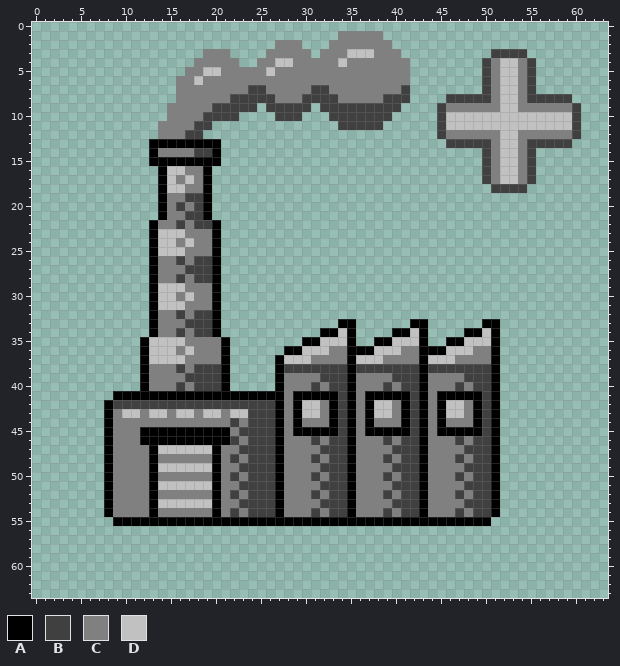
Pixel-art sprite -- Shared/update_entity_icon.png. This is how it looked before the edit.
The file is 64x64 pixels.
Palette (. is transparent): A #000000  B #404040  C #808080  D #c1c1c1
Pixels before (only the part around the change), first column x 4:
 0 ............................................................
 1 ..............................CCCCC.........................
 2 .......................CCC...CCCCCCC........................
 3 ...............CCC....CCCCC.CCCDDDCCC..........BBBB.........
 4 ..............CCCCC..CCDDCCCCCDCCCCCCC........BCDDCB........
 5 .............CCDDCCCCCDCCCCCCCCCCCCCCC........BCDDCB........
 6 ............CCDCCCCCCCCCCCCCCCCCCCCCCC........BCDDCB........
 7 ............CCCCCCCCBBCCCCCBBCCCCCCCCB........BCDDCB........
 8 ............CCCCCCBBBBBCCCBBBBCCCCCBBB....BBBBBCDDCBBBBB....
 9 ...........CCCCCBBBBB.BBBBB.BBBBBBBBB....BCCCCCCDDCCCCCCB...
10 ...........CCCCBBBB....BBB...BBBBBBB.....BDDDDDDDDDDDDDDB...
11 ..........CCCCBB..............BBBBB......BDDDDDDDDDDDDDDB...
12 ..........CCCBB..........................BCCCCCCDDCCCCCCB...
13 .........AAAAAAAA.........................BBBBBCDDCBBBBB....
14 .........ACCCCBBA.............................BCDDCB........
15 .........AAAAAAAA.............................BCDDCB........
16 ..........ADDCCA..............................BCDDCB........
17 ..........ADCDCA..............................BCDDCB........
18 ..........ADDCCA...............................BBBB.........
19 ..........ACCBBA............................................
20 ..........ACBCBA............................................
21 ..........ACCBBA............................................
22 .........ACCBCBBA...........................................
23 .........ADDDCCCA...........................................
24 .........ADDCDCCA...........................................
25 .........ADDDCCCA...........................................
26 .........ACCBCBBA...........................................
27 .........ACCCBBBA...........................................
28 .........ACCBCBBA...........................................
29 .........ADDDCCCA...........................................
30 .........ADDCDCCA...........................................
31 .........ADDDCCCA...........................................
32 .........ACCBCBBA...........................................
33 .........ACCCBBBA.............AA......AA......AA............
34 .........ACCBCBBA...........AADA....AADA....AADA............
35 ........ADDDDCCCCA........AADDDA..AADDDA..AADDDA............
36 ........ADDDCDCCCA......AADDDCCAAADDDCCAAADDDCCA............
37 ........ADDDDCCCCA.....ADDDCCCCADDDCCCCADDDCCCCA............
38 ........ACCCBCBBBA.....ABBBBBBBABBBBBBBABBBBBBBA............
39 ........ACCCCBBBBA.....ACCCCBBBACCCCBBBACCCCBBBA............
40 ........ACCCBCBBBA.....ACCCBCBBACCCBCBBACCCBCBBA............
41 .....AAAAAAAAAAAAAAAAAAACAAAAABACAAAAABACAAAAABA............
42 ....ABBBBBBBBBBBBBBBBBBACADDCABACADDCABACADDCABA............
43 ....ACDDCDDCDDCDDCDDBBBACADDCABACADDCABACADDCABA............
44 ....ACCCCCCCCCCCCCBCBBBACACCCABACACCCABACACCCABA............
45 ....ACCCAAAAAAAAAACBBBBACAAAAABACAAAAABACAAAAABA............
46 ....ACCCAAAAAAAAAABCBBBACCCBCBBACCCBCBBACCCBCBBA............
47 ....ACCCCADDDDDDACCBBBBACCCCBBBACCCCBBBACCCCBBBA............
48 ....ACCCCACCCCCCACBCBBBACCCBCBBACCCBCBBACCCBCBBA............
49 ....ACCCCADDDDDDACCBBBBACCCCBBBACCCCBBBACCCCBBBA............
50 ....ACCCCACCCCCCACBCBBBACCCBCBBACCCBCBBACCCBCBBA............
51 ....ACCCCADDDDDDACCBBBBACCCCBBBACCCCBBBACCCCBBBA............
52 ....ACCCCACCCCCCACBCBBBACCCBCBBACCCBCBBACCCBCBBA............
53 ....ACCCCADDDDDDACCBBBBACCCCBBBACCCCBBBACCCCBBBA............
54 ....ACCCCACCCCCCACBCBBBACCCBCBBACCCBCBBACCCBCBBA............
55 .....AAAAAAAAAAAAAAAAAAAAAAAAAAAAAAAAAAAAAAAAAA.............
56 ............................................................
57 ............................................................
58 ............................................................
59 ............................................................
60 ............................................................
And afterwards:
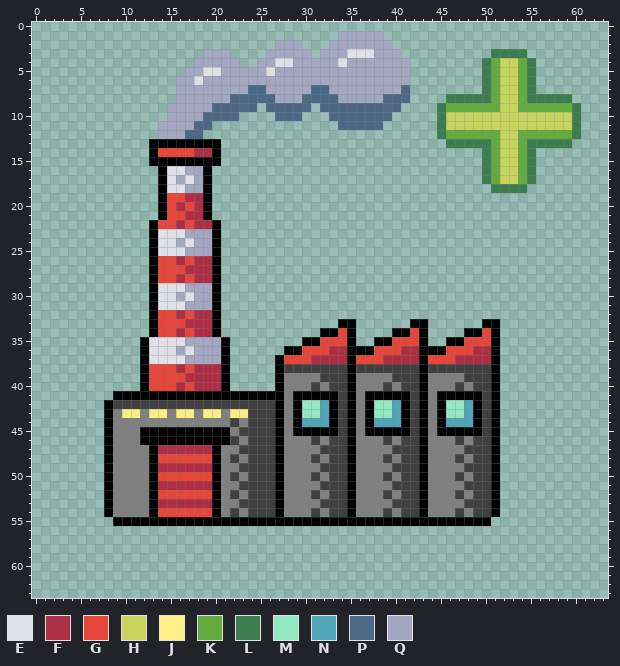
Colours new in this view: E #dfe0e8  F #ad2f45  G #e64539  H #c8d45d  J #ffee83  K #63ab3f  L #3b7d4f  M #92e8c0  N #4fa4b8  P #4c6885  Q #a3a7c2
The author wrote: color update icons
Diff:
Changed rows in their new state; - is an unchanged pixel.
first column x 10:
 1 ------------------------QQQQQ----------------------
 2 -----------------QQQ---QQQQQQQ---------------------
 3 ---------QQQ----QQQQQ-QQQEEEQQQ----------LLLL------
 4 --------QQQQQ--QQEEQQQQQEQQQQQQQ--------LKHHKL-----
 5 -------QQEEQQQQQEQQQQQQQQQQQQQQQ--------LKHHKL-----
 6 ------QQEQQQQQQQQQQQQQQQQQQQQQQQ--------LKHHKL-----
 7 ------QQQQQQQQPPQQQQQPPQQQQQQQQP--------LKHHKL-----
 8 ------QQQQQQPPPPPQQQPPPPQQQQQPPP----LLLLLKHHKLLLLL-
 9 -----QQQQQPPPPP-PPPPP-PPPPPPPPP----LKKKKKKHHKKKKKKL
10 -----QQQQPPPP----PPP---PPPPPPP-----LHHHHHHHHHHHHHHL
11 ----QQQQPP--------------PPPPP------LHHHHHHHHHHHHHHL
12 ----QQQPP--------------------------LKKKKKKHHKKKKKKL
13 ------------------------------------LLLLLKHHKLLLLL-
14 ----GGGGFF------------------------------LKHHKL-----
15 ----------------------------------------LKHHKL-----
16 -----EEQQ-------------------------------LKHHKL-----
17 -----EQEQ-------------------------------LKHHKL-----
18 -----EEQQ--------------------------------LLLL------
19 -----GGFF------------------------------------------
20 -----GFGF------------------------------------------
21 -----GGFF------------------------------------------
22 ----GGFGFF-----------------------------------------
23 ----EEEQQQ-----------------------------------------
24 ----EEQEQQ-----------------------------------------
25 ----EEEQQQ-----------------------------------------
26 ----GGFGFF-----------------------------------------
27 ----GGGFFF-----------------------------------------
28 ----GGFGFF-----------------------------------------
29 ----EEEQQQ-----------------------------------------
30 ----EEQEQQ-----------------------------------------
31 ----EEEQQQ-----------------------------------------
32 ----GGFGFF-----------------------------------------
33 ----GGGFFF-----------------------------------------
34 ----GGFGFF--------------G-------G-------G----------
35 ---EEEEQQQQ-----------GGG-----GGG-----GGG----------
36 ---EEEQEQQQ---------GGGFF---GGGFF---GGGFF----------
37 ---EEEEQQQQ-------GGGFFFF-GGGFFFF-GGGFFFF----------
38 ---GGGFGFFF----------------------------------------
39 ---GGGGFFFF----------------------------------------
40 ---GGGFGFFF----------------------------------------
42 --------------------MMN-----MMN-----MMN------------
43 JJ-JJ-JJ-JJ-JJ------MMN-----MMN-----MMN------------
44 --------------------NNN-----NNN-----NNN------------
47 ----FFFFFF-----------------------------------------
48 ----GGGGGG-----------------------------------------
49 ----FFFFFF-----------------------------------------
50 ----GGGGGG-----------------------------------------
51 ----FFFFFF-----------------------------------------
52 ----GGGGGG-----------------------------------------
53 ----FFFFFF-----------------------------------------
54 ----GGGGGG-----------------------------------------
Pixel boxes of the changes (left, top, right, bottom) in both pictures:
changed: (122, 31, 581, 517)
